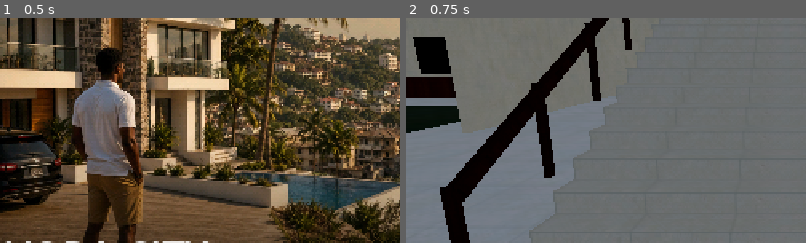
Above: before the commit, frames 1-2 (left to right).
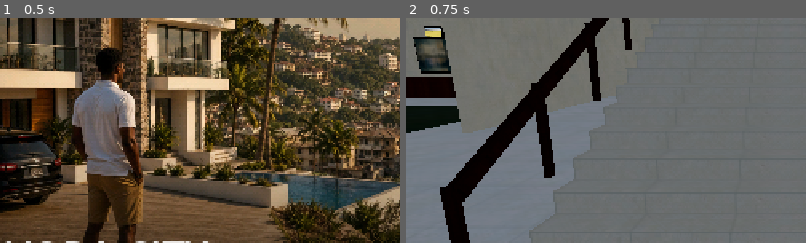
Above: after the commit, the same moments.

Repository: macaulay-spec/Arena-v-world
Game: Godot game, scene res://scenes/main.tscn
Two runs of this game, one before a commit and one after it. Both use one fixed random seed, a clock stepped at 60 frames per second and the inputs below.
Inputs (mouse positions are % of the whole screen's width and height, from its top left):
- Up to frame 1 (0.5 s): no input
- Up to frame 2 (0.75 s): tap Enter at 0.5 s; move the mouse to (72, 45) at 0.52 s; hold D (move_right) from 0.53 s (still down); hold Shift (run) from 0.53 s (still down); click (72, 45) at 0.67 s
The pictures show only the part of the screen within x 2-52%, y 30-80%; the shares and areas given below are measured in that part.

Frame 1 is identical in both runs. In frame 2, 1.2% of the frame differs, in the area x 2-12%, y 3-24%.

Commit message:
Refine JAG House living room camera and media wall
Co-authored-by: arena-agent <297053741+arena-agent@users.noreply.github.com>

Diff:
--- a/godot/scripts/procgen/mansion_interior.gd
+++ b/godot/scripts/procgen/mansion_interior.gd
@@ -162,7 +162,7 @@
 	_partition_x(39.0, 34.0, 43.8, 39.0, 1.25, base, top, height) # hall / dining
 	_partition_x(39.0, 20.2, 34.0, 30.0, 1.25, base, top, height) # family / kitchen
 	_partition_x(27.0, 20.2, 32.0, 26.0, 1.25, base, top, height) # study / family
-	_partition_z(32.0, 16.2, 27.0, 22.0, 1.25, base, top, height) # living / study
+	_partition_z(32.0, 16.2, 27.0, 22.0, 3.2, base, top, height) # wide living / study opening
 	_partition_z(32.0, 27.0, 39.0, 33.0, 1.5, base, top, height) # hall / family
 	_partition_z(34.0, 39.0, 49.8, 44.5, 1.25, base, top, height) # dining / kitchen
 
@@ -254,7 +254,7 @@
 	# media console and screen on the north partition
 	_box("interior_oak", 21.5, GF + 0.42, 32.55, 3.4, 0.72, 0.52, Color(0.76, 0.65, 0.5), Basis(Vector3.UP, 0.0), true)
 	_box("metal_dark", 21.5, GF + 1.55, 32.25, 2.35, 1.32, 0.1, Color(0.12, 0.13, 0.14))
-	_box("jag_house_art", 21.5, GF + 1.55, 32.18, 2.18, 1.15, 0.035, Color.WHITE)
+	_box("jag_house_art", 21.5, GF + 1.55, 32.34, 2.18, 1.15, 0.035, Color.WHITE)
 	# end table and lamp
 	_box("interior_oak", 18.2, GF + 0.38, 39.4, 0.58, 0.65, 0.58, Color(0.68, 0.52, 0.35), Basis.IDENTITY, true)
 	_cylinder("metal_dark", 18.2, GF + 0.78, 39.4, 0.045, 0.045, 0.55, Color(0.72, 0.55, 0.3))
--- a/godot/scripts/shots.gd
+++ b/godot/scripts/shots.gd
@@ -35,7 +35,8 @@
 		{"name": "07_npc_closeup", "minutes": 17 * 60 + 50, "pos": Vector3(-333.5, 22.3, -332.6), "yaw": PI * 0.5, "pitch": -0.05},
 		{"name": "08_sunset_skyline", "minutes": 18 * 60 + 25, "pos": Vector3(-300.0, 0.0, -300.0), "yaw": PI * 0.62, "pitch": 0.06, "ground": true},
 		{"name": "09_jag_house_foyer", "minutes": 14 * 60, "pos": M.call(33.0, 0.35, 43.0), "yaw": PI, "pitch": -0.08, "door_open": true},
-		{"name": "10_jag_house_living", "minutes": 14 * 60, "pos": M.call(22.0, 0.4, 35.0), "yaw": PI, "pitch": -0.12, "hide_player": true},
+		{"name": "10_jag_house_living", "minutes": 14 * 60, "pos": M.call(22.0, 0.4, 37.0), "yaw": 0.0, "pitch": -0.12, "hide_player": true},
+		{"name": "11_jag_house_media_wall", "minutes": 14 * 60, "pos": M.call(22.0, 0.4, 35.0), "yaw": PI, "pitch": -0.12, "hide_player": true},
 	]
 	# dev helpers: `--only=<name>` keeps one shot; `--shot=name,x,y,z,yaw,pitch,minutes` adds a custom view
 	for arg in OS.get_cmdline_user_args():
